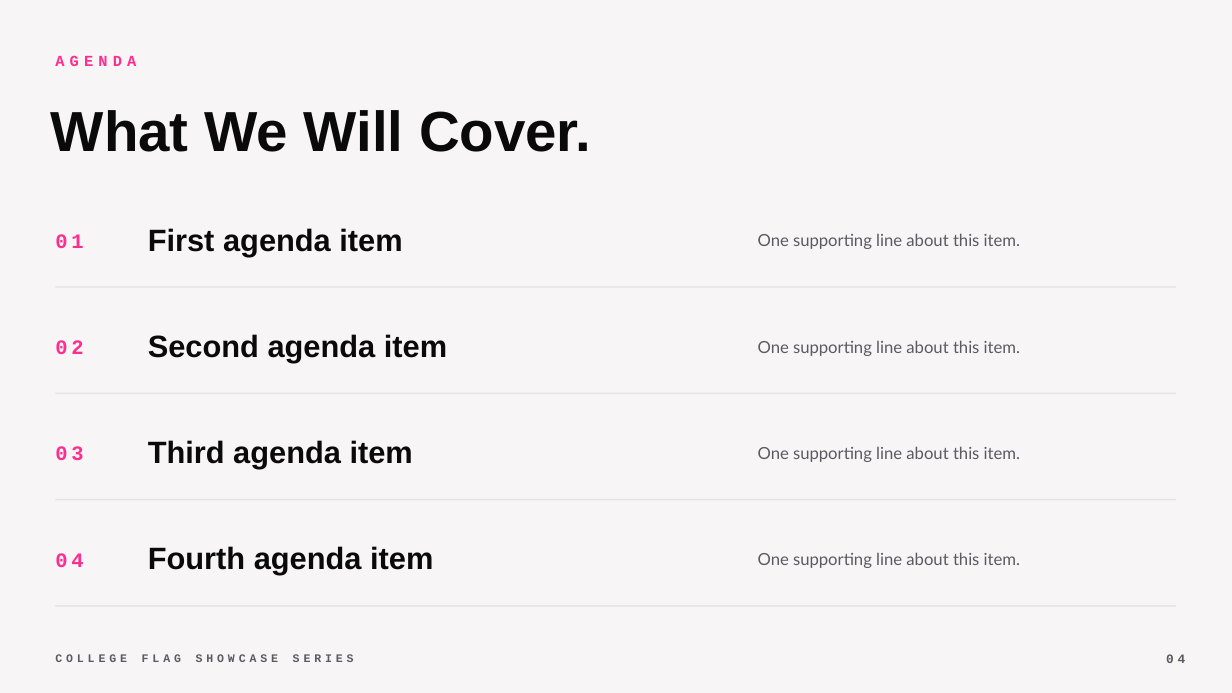
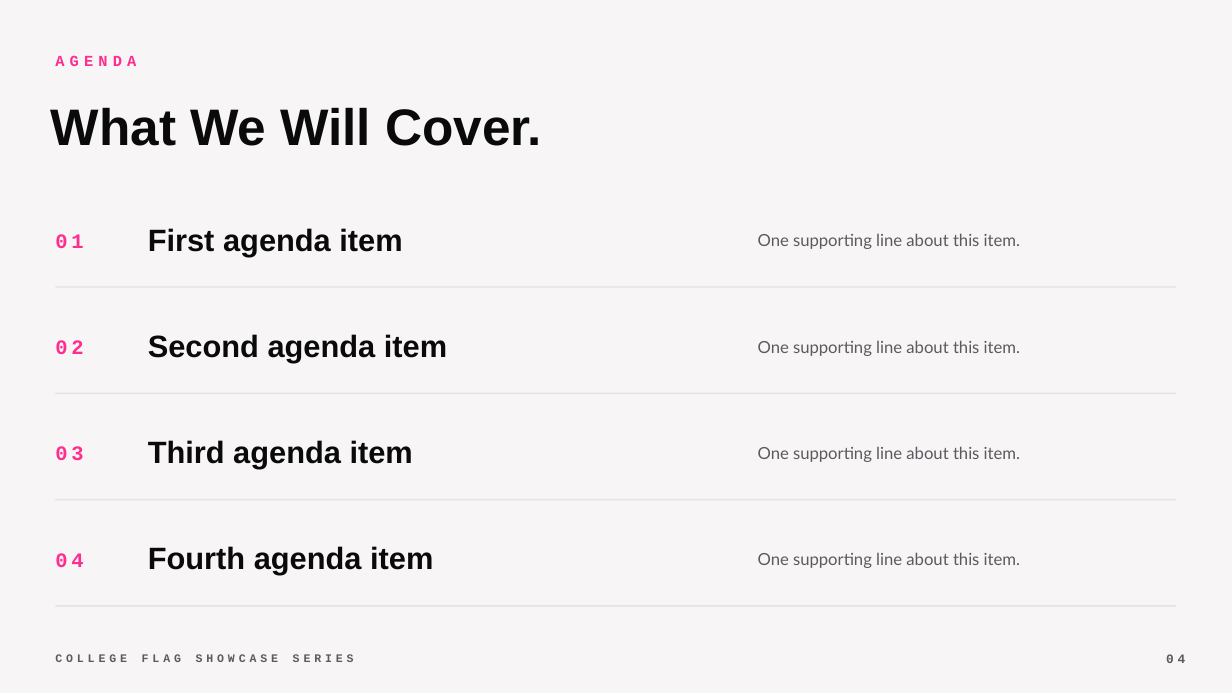
Before and after one commit to teamplayr-us/cfs-web, a slide deck: slide 4 of collateral/cfs-slides-template.pptx. Drawn at 1232x693 pixels with LibreOffice and Linux fonts; fonts in the diff are those of the drawing. Boxes give left, top, right and bottom in pixels: in the first picture for what was removed or moved away, otherwise in the second. Text is boxed around its words. In the diff, an @@ line names an element or a change of style, - is before the commit and + after.

```diff
--- a/collateral/cfs-slides-template.pptx
+++ b/collateral/cfs-slides-template.pptx
@@ text "What We Will Cover." at (51, 107, 542, 146): size 44 to 40 pt @@
```
Also in this commit, not shown: 4 other slides changed, 12 slides added, 4 slides removed, 1 other file.
